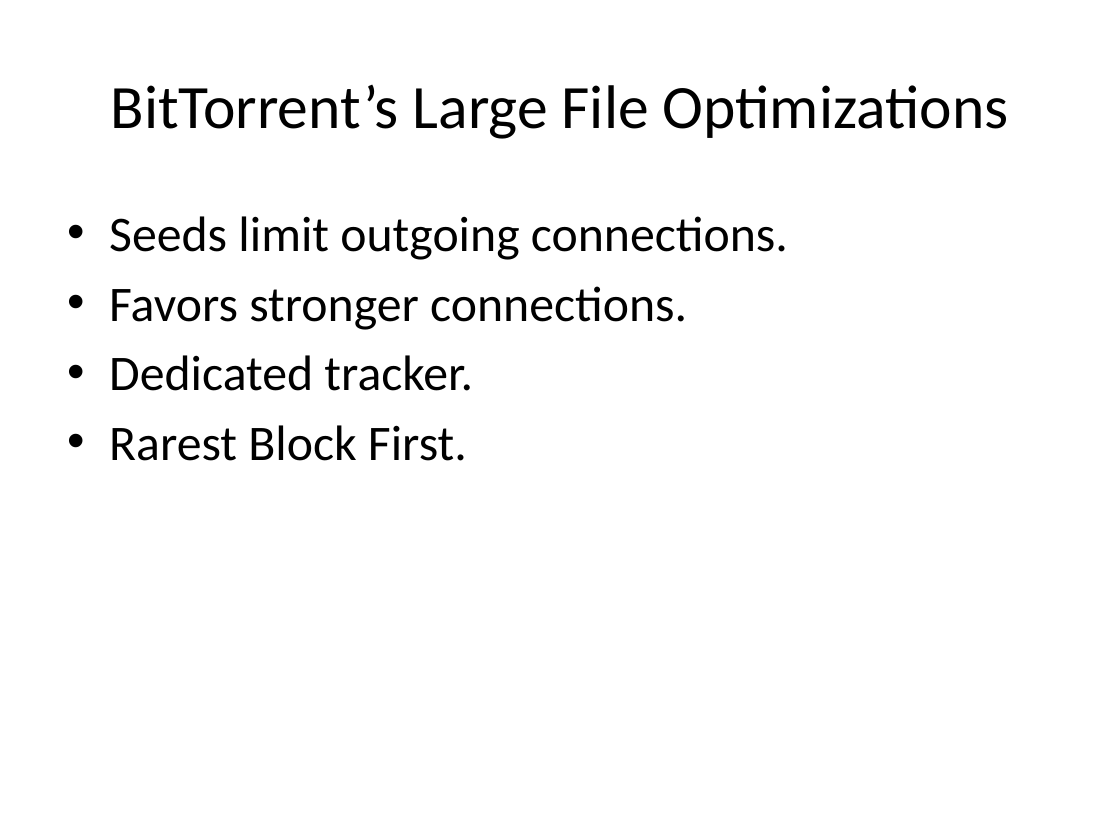
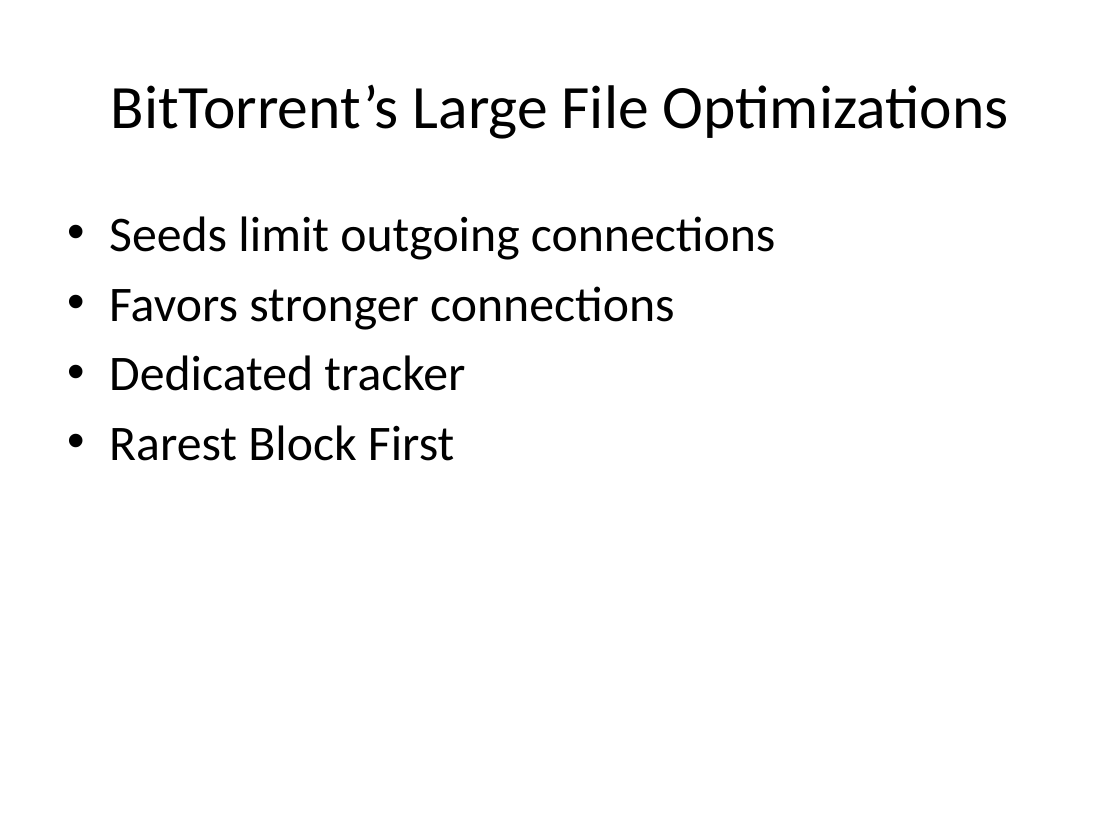
Before and after one commit to rdp/p2pwebclient, a slide deck: slide 32 of thesis_presentation/How to Make the Internet Faster.pptx. Drawn at 1120x840 pixels with LibreOffice and Linux fonts; fonts in the diff are those of the drawing. Boxes give left, top, right and bottom in pixels: in the first picture for what was removed or moved away, otherwise in the second. Text is boxed around its words. In the diff, an @@ line names an element or a change of style, - is before the commit and + after.

```diff
--- a/thesis_presentation/How to Make the Internet Faster.pptx
+++ b/thesis_presentation/How to Make the Internet Faster.pptx
@@ text at box(109, 216, 776, 461): text changed @@
-• Seeds limit outgoing connections.
-• Favors stronger connections.
-• Dedicated tracker.
-• Rarest Block First.
+• Seeds limit outgoing connections
+• Favors stronger connections
+• Dedicated tracker
+• Rarest Block First
```
Also in this commit, not shown: 21 other slides changed, 1 other file.
